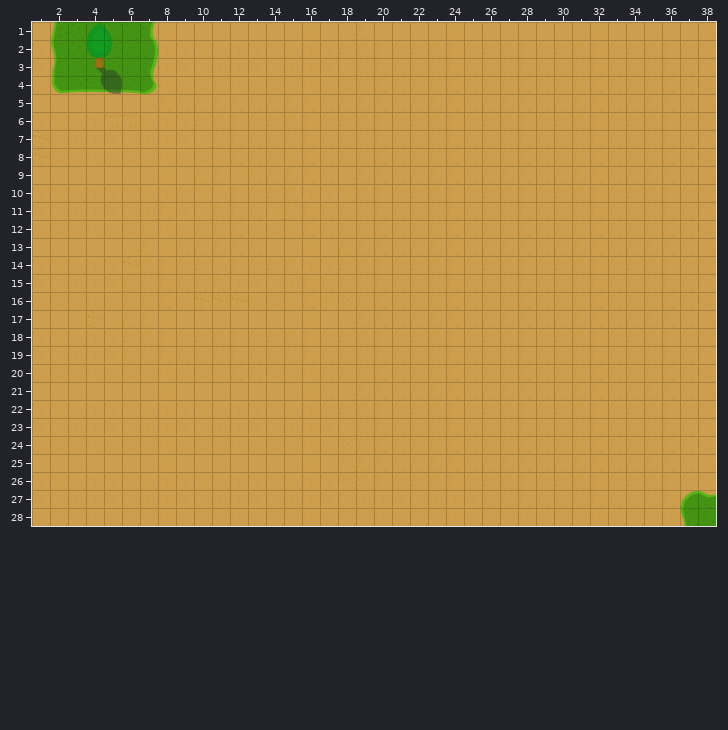
An edit to a level. Tiled map, android/assets/map1.tmx. Above: the version before the commit.
Cells are 50x50 px. Shown: x 1..38, y 1..28.
The same view after the edit:
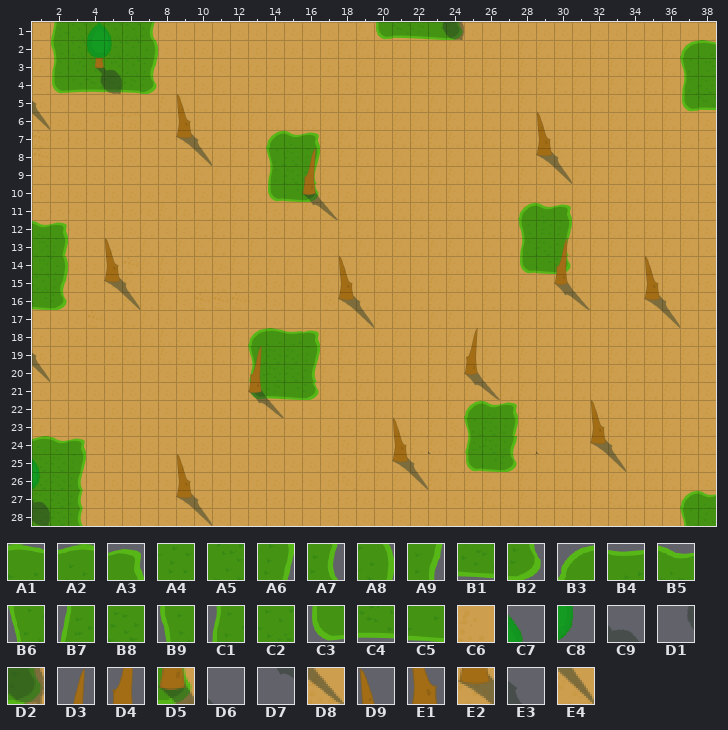
Key: from "green": A1 0, A2 1, A3 2, A4 3, A5 4, A6 5, A7 8, A8 11, A9 14, B1 16, B2 17, B3 19, B4 20, B5 21, B6 22, B7 25, B8 27, B9 28, C1 31, C2 33, C3 34, C4 35, C5 36; from "ground_full": C6 14; from "tree": C7 1, C8 3, C9 5, D1 6, D2 7; from "treedie1": D3 0, D4 2, D5 3, D6 4, D7 5, D8 6; from "treedie2": D9 0, E1 2, E2 3, E3 4, E4 6.
__ is an empty cell.
Tiles replaced or removed in this view: C6.
See-through tiles are keyed as they look on the map.
What changed:
Changed rows in their new state; .. is an unchanged cell.
Layer "ground2":
first column x 1:
 1 .. .. .. .. .. .. .. .. .. .. .. .. .. .. .. .. .. .. .. C3 C4 B1 C5 B2 .. .. .. .. .. .. .. .. .. .. .. .. .. ..
 2 .. .. .. .. .. .. .. .. .. .. .. .. .. .. .. .. .. .. .. .. .. .. .. .. .. .. .. .. .. .. .. .. .. .. .. .. B3 A1
 3 .. .. .. .. .. .. .. .. .. .. .. .. .. .. .. .. .. .. .. .. .. .. .. .. .. .. .. .. .. .. .. .. .. .. .. .. B6 A5
 4 .. .. .. .. .. .. .. .. .. .. .. .. .. .. .. .. .. .. .. .. .. .. .. .. .. .. .. .. .. .. .. .. .. .. .. .. C1 B8
 5 .. .. .. .. .. .. .. .. .. .. .. .. .. .. .. .. .. .. .. .. .. .. .. .. .. .. .. .. .. .. .. .. .. .. .. .. C3 C4
 7 .. .. .. .. .. .. .. .. .. .. .. .. .. B3 B5 A3 .. .. .. .. .. .. .. .. .. .. .. .. .. .. .. .. .. .. .. .. .. ..
 8 .. .. .. .. .. .. .. .. .. .. .. .. .. B6 B8 A6 .. .. .. .. .. .. .. .. .. .. .. .. .. .. .. .. .. .. .. .. .. ..
 9 .. .. .. .. .. .. .. .. .. .. .. .. .. C1 B8 A7 .. .. .. .. .. .. .. .. .. .. .. .. .. .. .. .. .. .. .. .. .. ..
10 .. .. .. .. .. .. .. .. .. .. .. .. .. C3 C5 B2 .. .. .. .. .. .. .. .. .. .. .. .. .. .. .. .. .. .. .. .. .. ..
11 .. .. .. .. .. .. .. .. .. .. .. .. .. .. .. .. .. .. .. .. .. .. .. .. .. .. .. B3 B5 A3 .. .. .. .. .. .. .. ..
12 B5 A3 .. .. .. .. .. .. .. .. .. .. .. .. .. .. .. .. .. .. .. .. .. .. .. .. .. B9 A4 A6 .. .. .. .. .. .. .. ..
13 A5 A6 .. .. .. .. .. .. .. .. .. .. .. .. .. .. .. .. .. .. .. .. .. .. .. .. .. C1 B8 A7 .. .. .. .. .. .. .. ..
14 A5 A8 .. .. .. .. .. .. .. .. .. .. .. .. .. .. .. .. .. .. .. .. .. .. .. .. .. C3 C5 B2 .. .. .. .. .. .. .. ..
15 C2 A9 .. .. .. .. .. .. .. .. .. .. .. .. .. .. .. .. .. .. .. .. .. .. .. .. .. .. .. .. .. .. .. .. .. .. .. ..
16 C5 B2 .. .. .. .. .. .. .. .. .. .. .. .. .. .. .. .. .. .. .. .. .. .. .. .. .. .. .. .. .. .. .. .. .. .. .. ..
18 .. .. .. .. .. .. .. .. .. .. .. .. B3 A1 B4 A3 .. .. .. .. .. .. .. .. .. .. .. .. .. .. .. .. .. .. .. .. .. ..
19 .. .. .. .. .. .. .. .. .. .. .. .. B6 B8 B8 A6 .. .. .. .. .. .. .. .. .. .. .. .. .. .. .. .. .. .. .. .. .. ..
20 .. .. .. .. .. .. .. .. .. .. .. .. B7 B8 B8 A7 .. .. .. .. .. .. .. .. .. .. .. .. .. .. .. .. .. .. .. .. .. ..
21 .. .. .. .. .. .. .. .. .. .. .. .. C3 B1 C5 B2 .. .. .. .. .. .. .. .. .. .. .. .. .. .. .. .. .. .. .. .. .. ..
22 .. .. .. .. .. .. .. .. .. .. .. .. .. .. .. .. .. .. .. .. .. .. .. .. B3 B5 A3 .. .. .. .. .. .. .. .. .. .. ..
23 .. .. .. .. .. .. .. .. .. .. .. .. .. .. .. .. .. .. .. .. .. .. .. .. B6 B8 A6 .. .. .. .. .. .. .. .. .. .. ..
24 A2 B5 A3 .. .. .. .. .. .. .. .. .. .. .. .. .. .. .. .. .. .. .. .. .. B7 B8 A9 .. .. .. .. .. .. .. .. .. .. ..
25 B8 B8 A6 .. .. .. .. .. .. .. .. .. .. .. .. .. .. .. .. .. .. .. .. .. C3 C5 B2 .. .. .. .. .. .. .. .. .. .. ..
26 B8 B8 A7 .. .. .. .. .. .. .. .. .. .. .. .. .. .. .. .. .. .. .. .. .. .. .. .. .. .. .. .. .. .. .. .. .. .. ..
27 B8 B8 A7 .. .. .. .. .. .. .. .. .. .. .. .. .. .. .. .. .. .. .. .. .. .. .. .. .. .. .. .. .. .. .. .. .. .. ..
28 B8 B8 A7 .. .. .. .. .. .. .. .. .. .. .. .. .. .. .. .. .. .. .. .. .. .. .. .. .. .. .. .. .. .. .. .. .. .. ..
Layer "tree":
first column x 23:
 1 D1 D2
first column x 1:
 5 E3 .. .. .. .. .. .. .. D9 .. .. .. .. .. .. .. .. .. .. .. .. .. .. .. .. .. .. .. .. .. .. .. .. .. .. ..
 6 E4 .. .. .. .. .. .. .. E1 .. .. .. .. .. .. .. .. .. .. .. .. .. .. .. .. .. .. .. D9 .. .. .. .. .. .. ..
 7 .. .. .. .. .. .. .. .. E2 E3 .. .. .. .. .. .. .. .. .. .. .. .. .. .. .. .. .. .. E1 .. .. .. .. .. .. ..
 8 .. .. .. .. .. .. .. .. .. E4 .. .. .. .. .. D3 .. .. .. .. .. .. .. .. .. .. .. .. E2 E3 .. .. .. .. .. ..
 9 .. .. .. .. .. .. .. .. .. .. .. .. .. .. .. D4 .. .. .. .. .. .. .. .. .. .. .. .. .. E4 .. .. .. .. .. ..
10 .. .. .. .. .. .. .. .. .. .. .. .. .. .. .. D5 D6 .. .. .. .. .. .. .. .. .. .. .. .. .. .. .. .. .. .. ..
11 .. .. .. .. .. .. .. .. .. .. .. .. .. .. .. D7 D8 .. .. .. .. .. .. .. .. .. .. .. .. .. .. .. .. .. .. ..
13 .. .. .. .. D9 .. .. .. .. .. .. .. .. .. .. .. .. .. .. .. .. .. .. .. .. .. .. .. .. D3 .. .. .. .. .. ..
14 .. .. .. .. E1 .. .. .. .. .. .. .. .. .. .. .. .. D9 .. .. .. .. .. .. .. .. .. .. .. D4 .. .. .. .. D9 ..
15 .. .. .. .. E2 E3 .. .. .. .. .. .. .. .. .. .. .. E1 .. .. .. .. .. .. .. .. .. .. .. D5 D6 .. .. .. E1 ..
16 .. .. .. .. .. E4 .. .. .. .. .. .. .. .. .. .. .. E2 E3 .. .. .. .. .. .. .. .. .. .. D7 D8 .. .. .. E2 E3
17 .. .. .. .. .. .. .. .. .. .. .. .. .. .. .. .. .. .. E4 .. .. .. .. .. .. .. .. .. .. .. .. .. .. .. .. E4
18 .. .. .. .. .. .. .. .. .. .. .. .. .. .. .. .. .. .. .. .. .. .. .. .. D3 .. .. .. .. .. .. .. .. .. .. ..
19 E3 .. .. .. .. .. .. .. .. .. .. .. D3 .. .. .. .. .. .. .. .. .. .. .. D4 .. .. .. .. .. .. .. .. .. .. ..
20 E4 .. .. .. .. .. .. .. .. .. .. .. D4 .. .. .. .. .. .. .. .. .. .. .. D5 D6 .. .. .. .. .. .. .. .. .. ..
21 .. .. .. .. .. .. .. .. .. .. .. .. D5 D6 .. .. .. .. .. .. .. .. .. .. D7 D8 .. .. .. .. .. .. .. .. .. ..
22 .. .. .. .. .. .. .. .. .. .. .. .. D7 D8 .. .. .. .. .. .. .. .. .. .. .. .. .. .. .. .. .. D9 .. .. .. ..
23 .. .. .. .. .. .. .. .. .. .. .. .. .. .. .. .. .. .. .. .. D9 .. .. .. .. .. .. .. .. .. .. E1 .. .. .. ..
24 .. .. .. .. .. .. .. .. .. .. .. .. .. .. .. .. .. .. .. .. E1 .. D6 .. .. .. .. .. D6 .. .. E2 E3 .. .. ..
25 C7 .. .. .. .. .. .. .. D9 .. .. .. .. .. .. .. .. .. .. .. E2 E3 .. .. .. .. .. .. .. .. .. .. E4 .. .. ..
26 C8 .. .. .. .. .. .. .. E1 .. .. .. .. .. .. .. .. .. .. .. .. E4 .. .. .. .. .. .. .. .. .. .. .. .. .. ..
27 C9 .. .. .. .. .. .. .. E2 E3 .. .. .. .. .. .. .. .. .. .. .. .. .. .. .. .. .. .. .. .. .. .. .. .. .. ..
28 D2 .. .. .. .. .. .. .. .. E4 .. .. .. .. .. .. .. .. .. .. .. .. .. .. .. .. .. .. .. .. .. .. .. .. .. ..
